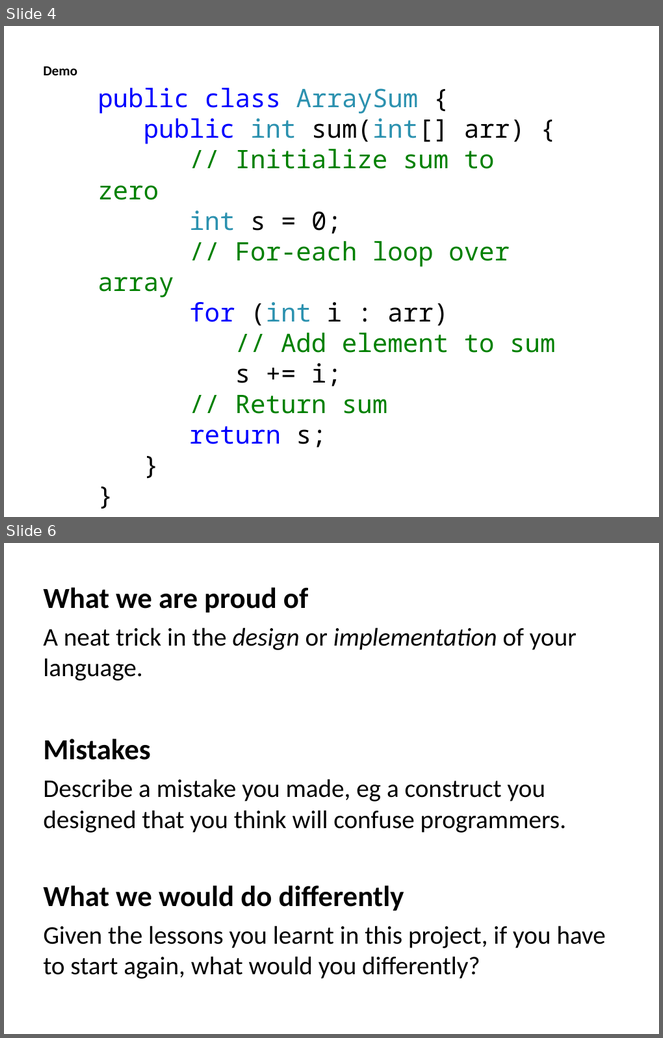
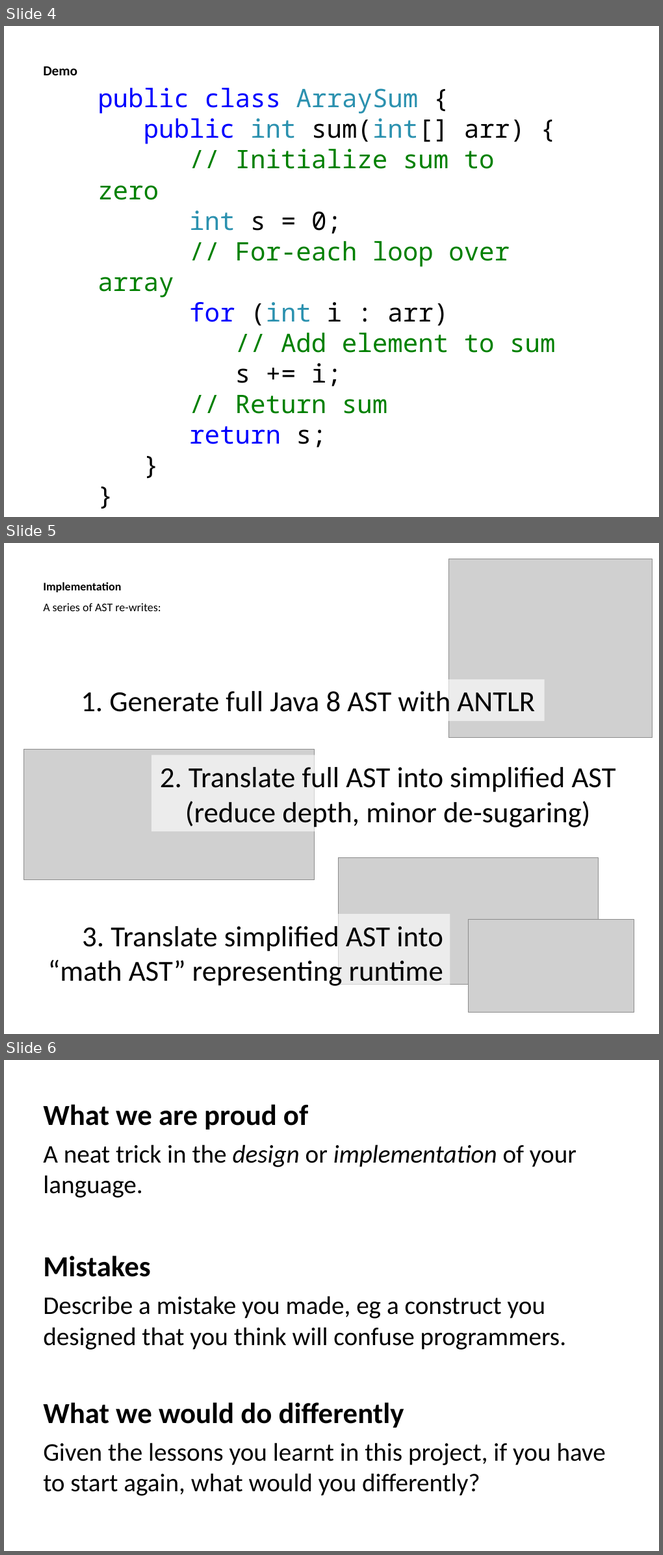
Before and after one commit to Michael0x2a/asymptotic-analysis-tool, a slide deck: poster.ppt. Shown one above the other, each under a label of ours: slides 4 and 6 before the commit, slides 4, 5 and 6 after it; the slides between them are not shown. The pictures are 663x1038 and 663x1555 pixels, drawn with LibreOffice and Linux fonts; fonts in the diff are those of the drawing; grey boxes stand for pictures. Boxes give left, top, right and bottom in pixels: in the first picture for what was removed or moved away, otherwise in the second. Text is boxed around its words. In the diff, an @@ line names an element or a change of style, - is before the commit and + after.

Commit message:
Poster

```diff
--- a/poster.ppt
+++ b/poster.ppt
@@ slide 5 added at [4,543,659,1034], background #FFFFFF @@
@@ picture added at [449,559,653,738] @@
@@ text added at [43,582,161,611], 12.8 pt, text #000000 @@
+Implementation
+A series of AST re-writes:
@@ text added at [81,687,535,719], 32 pt, text #000000 @@
+1. Generate full Java 8 AST with ANTLR
@@ picture added at [24,750,315,880] @@
@@ rectangle added at [152,756,625,832], fill #FFFFFF at 60% opacity, 32 pt, text #000000 @@
+2. Translate full AST into simplified AST
+(reduce depth, minor de-sugaring)
@@ picture added at [339,858,599,984] @@
@@ text added at [48,922,443,986], 32 pt, text #000000 @@
+3. Translate simplified AST into “math AST” representing runtime
@@ picture added at [469,920,634,1013] @@
```
Also in this commit, not shown: 1 slide changed, 1 slide removed.
